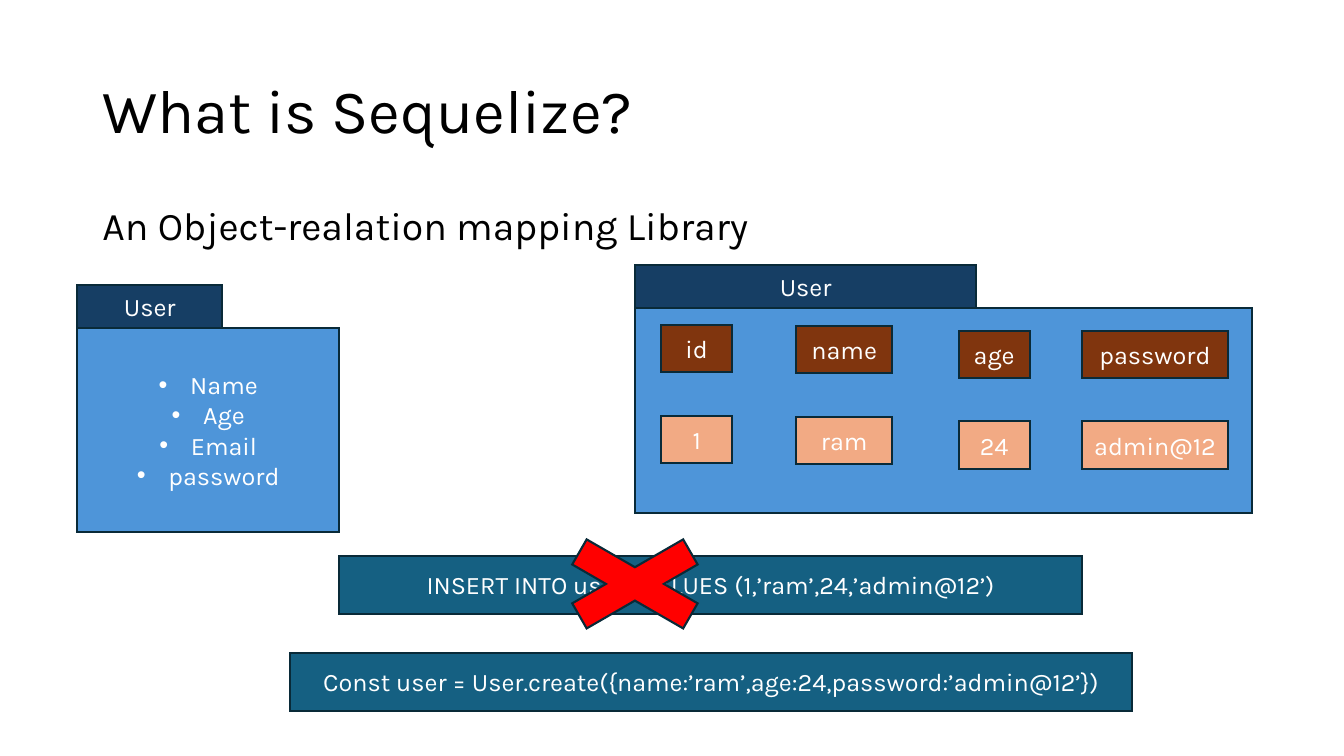
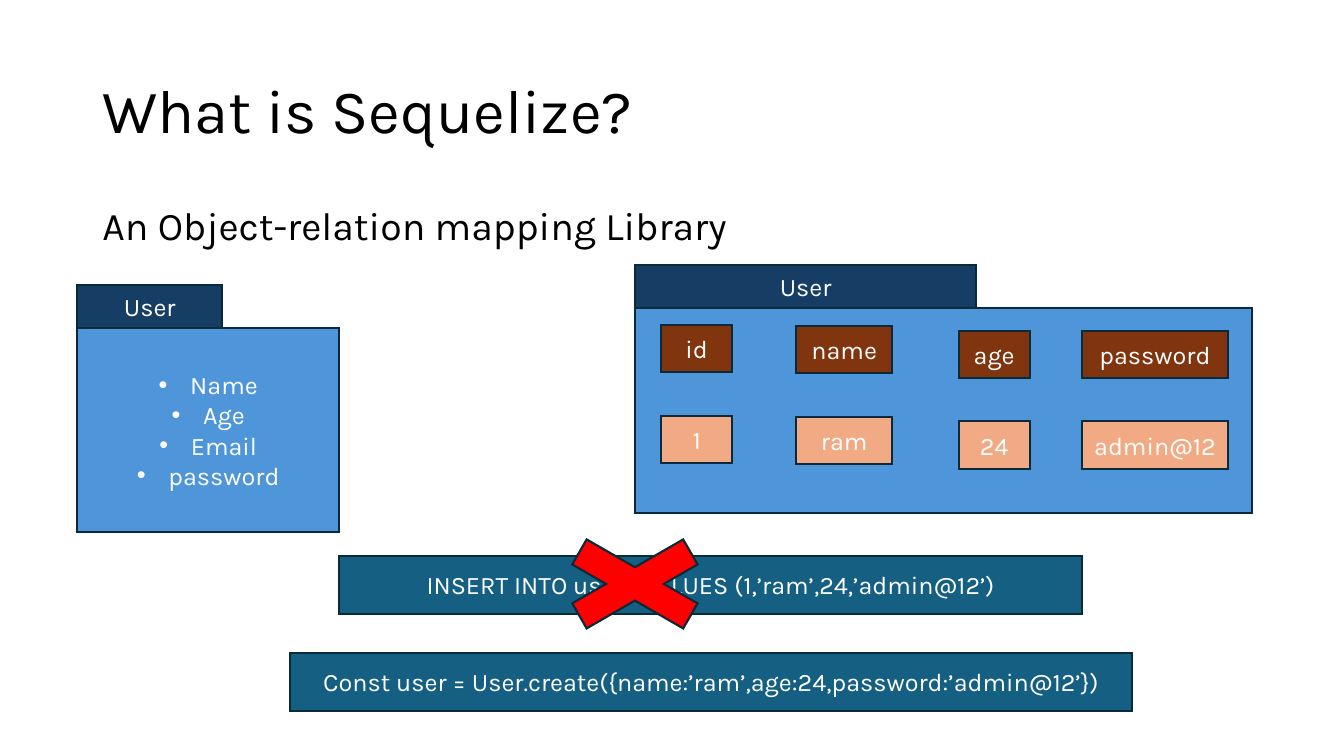
Before and after one commit to PiyushChaturvedii/Batch05, a slide deck: slide 65 of node/Nodejs.pptx. Drawn at 1344x756 pixels with LibreOffice and Linux fonts; fonts in the diff are those of the drawing. Boxes give left, top, right and bottom in pixels: in the first picture for what was removed or moved away, otherwise in the second. Text is boxed around its words. In the diff, an @@ line names an element or a change of style, - is before the commit and + after.

```diff
--- a/node/Nodejs.pptx
+++ b/node/Nodejs.pptx
@@ text at (x1=102, y1=213, x2=726, y2=250): text changed @@
-An Object-realation mapping Library
+An Object-relation mapping Library
```
Also in this commit, not shown: 1 slide added, 37 other files.
